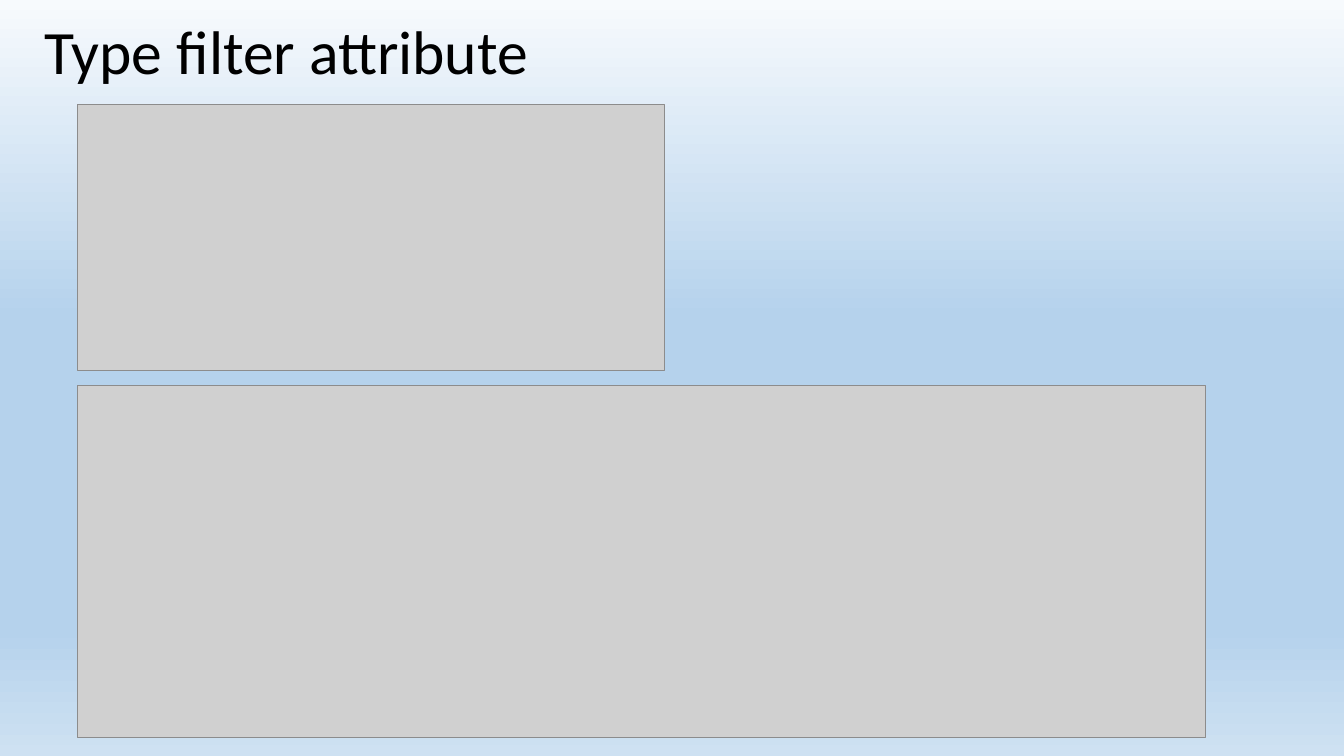
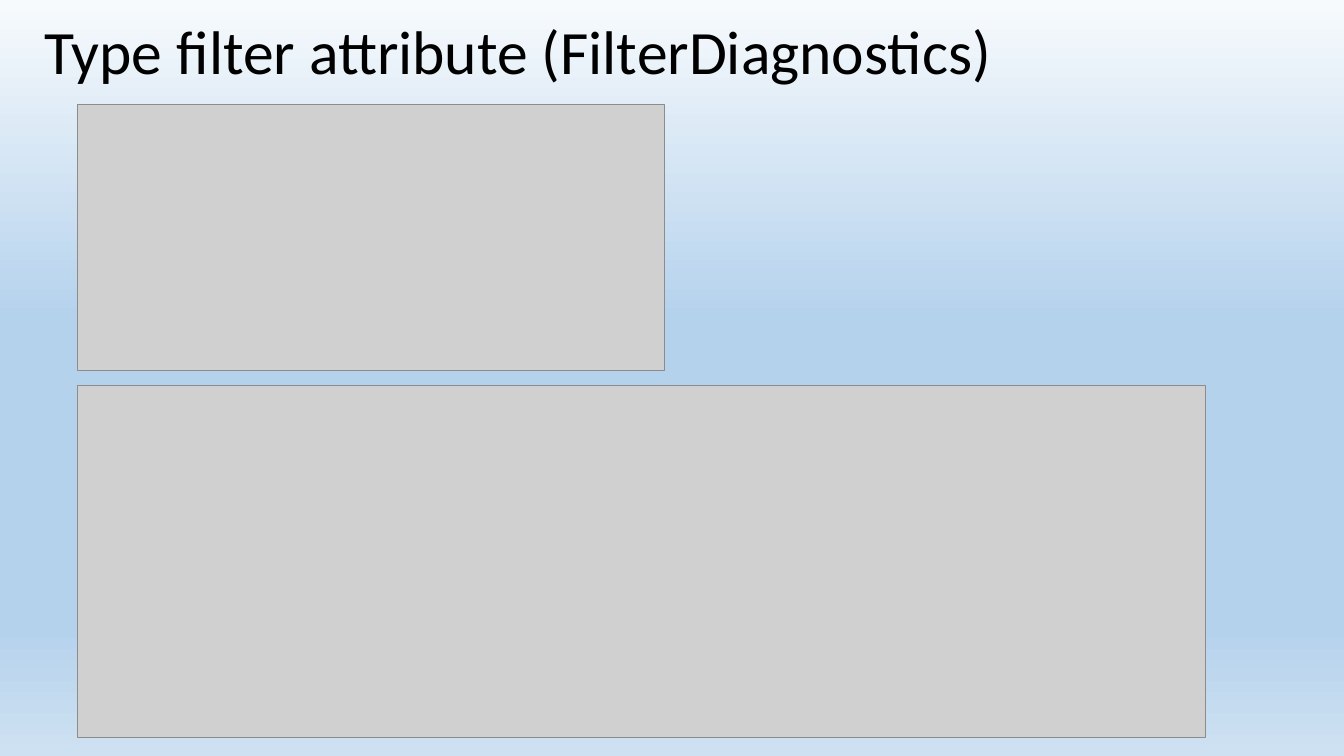
Before and after one commit to EPilyaev/ASPNetCoreMVC, a slide deck: slide 49 of AspNetCoreMVC.pptx (slide 50 before the commit). Drawn at 1344x756 pixels with LibreOffice and Linux fonts; fonts in the diff are those of the drawing; grey boxes stand for pictures. Boxes give left, top, right and bottom in pixels: in the first picture for what was removed or moved away, otherwise in the second. Text is boxed around its words. In the diff, an @@ line names an element or a change of style, - is before the commit and + after.

Commit message:
Add Type filter attribute

```diff
--- a/AspNetCoreMVC.pptx
+++ b/AspNetCoreMVC.pptx
@@ title at bbox=[45, 29, 991, 85]: text changed @@
-Type filter attribute
+Type filter attribute (FilterDiagnostics)
```
Also in this commit, not shown: 3 other slides changed, 5 slides added, 1 slide removed, 6 other files.
